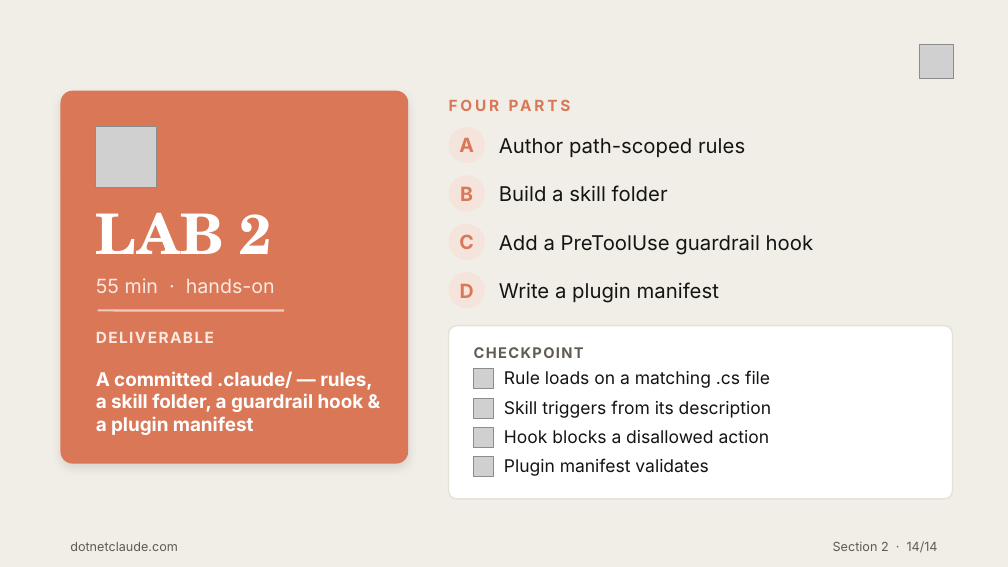
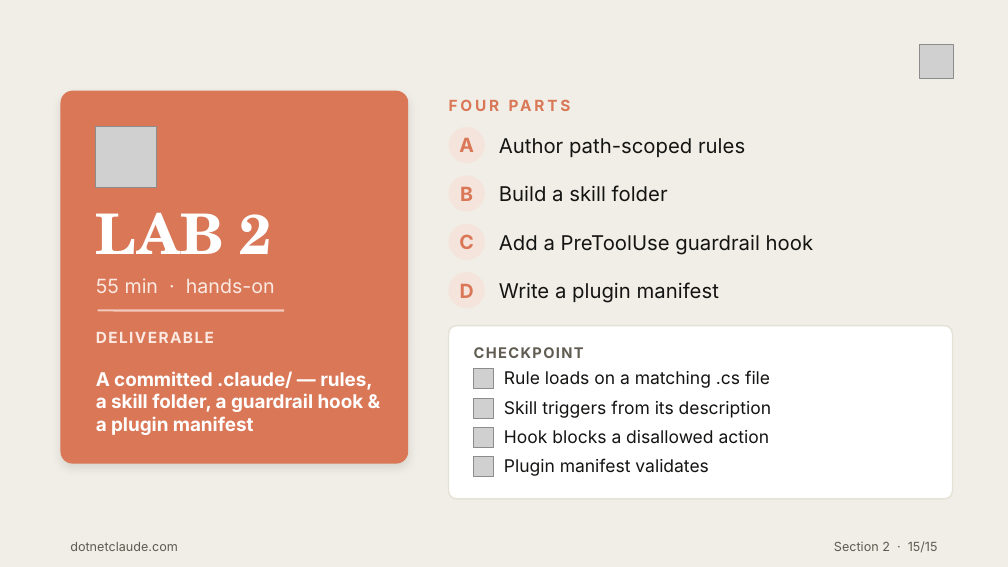
Before and after one commit to cwoodruff/dotnet-claude-workshop-content, a slide deck: slide 15 of decks/Day 1/Section2-Steering-Claude-Code.pptx (slide 14 before the commit). Drawn at 1008x567 pixels with LibreOffice and Linux fonts; fonts in the diff are those of the drawing; grey boxes stand for pictures. Boxes give left, top, right and bottom in pixels: in the first picture for what was removed or moved away, otherwise in the second. Text is boxed around its words. In the diff, an @@ line names an element or a change of style, - is before the commit and + after.

```diff
--- a/decks/Day 1/Section2-Steering-Claude-Code.pptx
+++ b/decks/Day 1/Section2-Steering-Claude-Code.pptx
@@ text at bbox=[834, 541, 938, 552]: text changed @@
-Section 2 · 14/14
+Section 2 · 15/15
```
Also in this commit, not shown: 12 other slides changed, 1 slide added, 53 other files.
